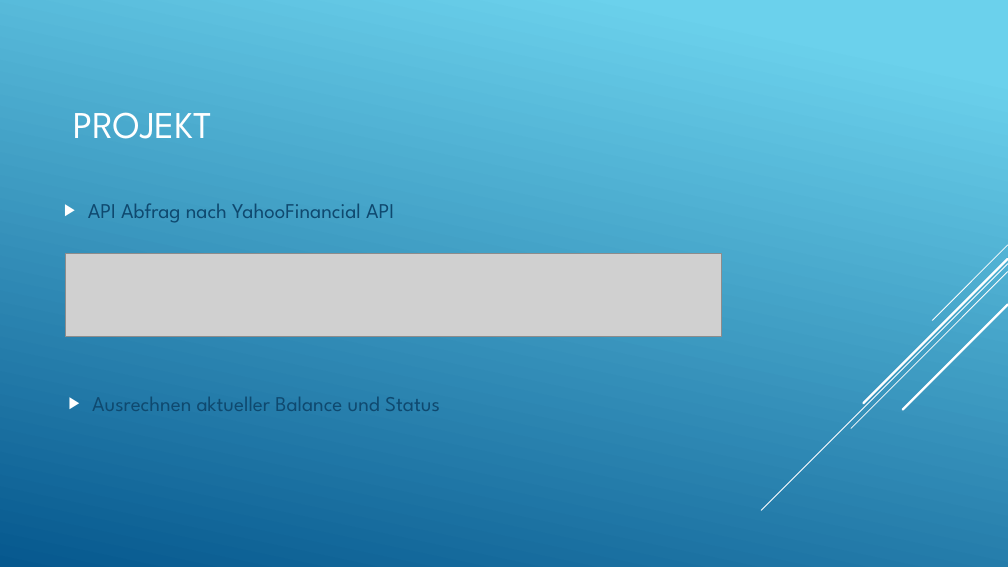
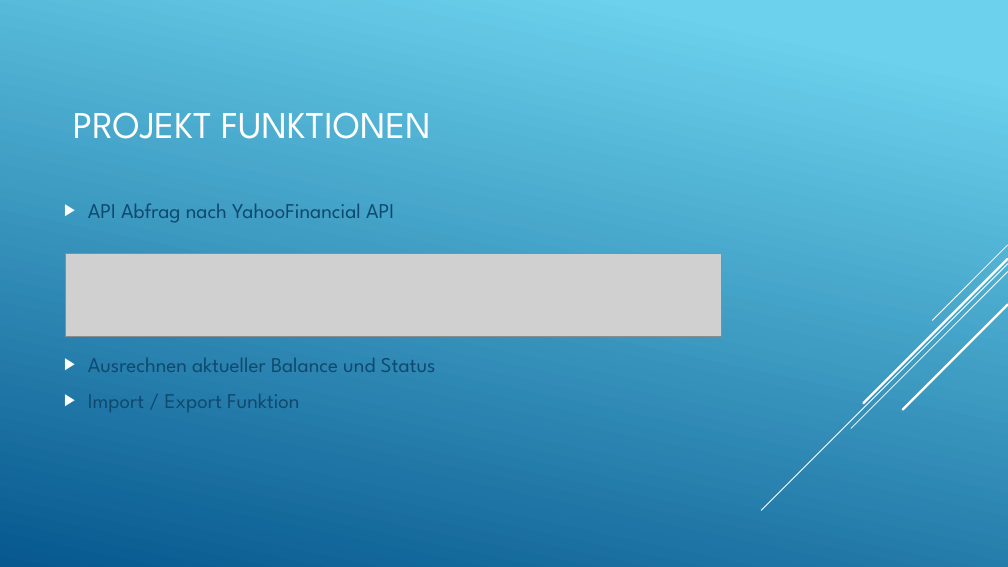
Before and after one commit to HaessigeHubi/JS1_MLZ, a slide deck: slide 4 of Präsentation.pptx (slide 5 before the commit). Drawn at 1008x567 pixels with LibreOffice and Linux fonts; fonts in the diff are those of the drawing; grey boxes stand for pictures. Boxes give left, top, right and bottom in pixels: in the first picture for what was removed or moved away, otherwise in the second. Text is boxed around its words. In the diff, an @@ line names an element or a change of style, - is before the commit and + after.

```diff
--- a/Präsentation.pptx
+++ b/Präsentation.pptx
@@ title at box(73, 112, 431, 139): text changed @@
-PROJEKT
+PROJEKT FUNKTIONEN
@@ text "Ausrechnen aktueller Balance und Status": place and size @@
-text "Ausrechnen aktueller Balance und Status" at box(92, 397, 440, 411)
+text "Ausrechnen aktueller Balance und Status" at box(88, 358, 436, 412)
@@ text at box(88, 394, 299, 412): paragraph added @@
+▶ Import / Export Funktion
```
Also in this commit, not shown: 2 other slides changed, 1 slide added, 2 slides removed, 5 other files.
